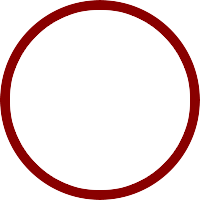
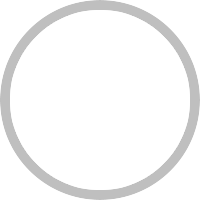
Layers edited between the first and the second 200px x 200px image:
pixels changed over [0, 0, 200, 200] (layer not identified)